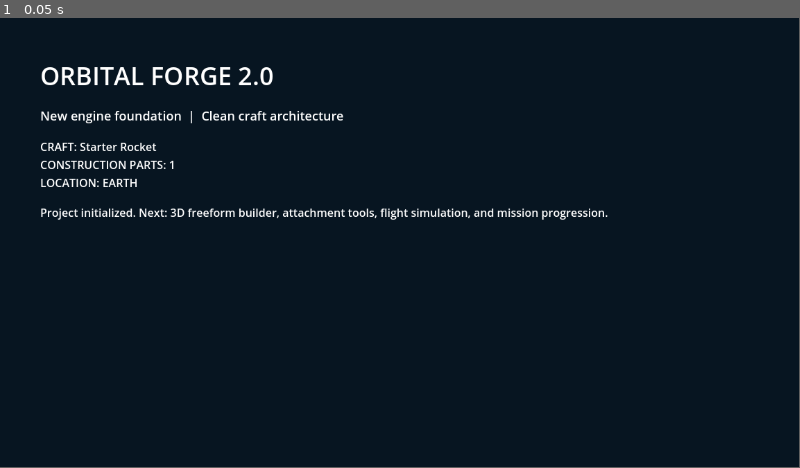
Above: before the commit, frame 1.
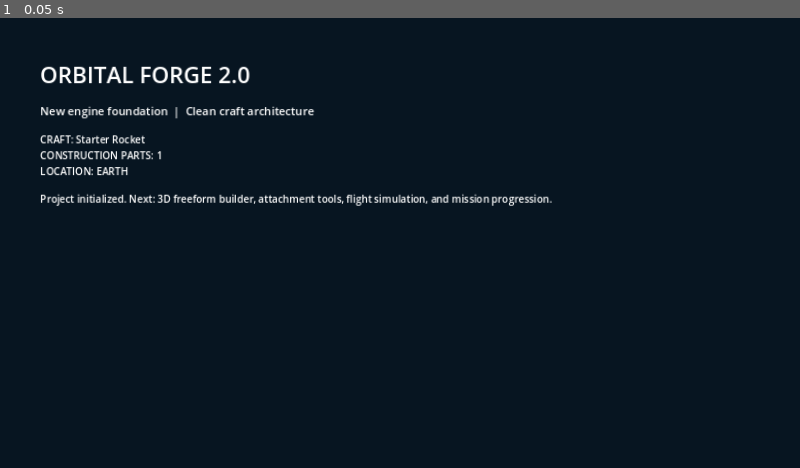
Above: after the commit, the same moment.

Repository: tpylman90-ctrl/-Orbital-Forge-2.0
Game: Godot game, scene res://scenes/main.tscn
Same seed, same stepped clock (60 frames per second), same inputs: the game is played once before the commit and once after it.
Inputs:
- Up to frame 1 (0.05 s): no input
In our replay, the window is 799x449 before the commit and 800x450 after it. These sizes can differ from the game's own. Grey fills any space a smaller window leaves; there, only what the larger window draws over its background counts as a difference.

The runs differ from the first frame. In frame 1, 3.9% of the frame differs, in the area x 5-76%, y 10-45%.

Commit message:
Enable Android ETC2 ASTC compression and mobile viewport settings required for Godot export

Diff:
--- a/project.godot
+++ b/project.godot
@@ -5,7 +5,14 @@
 run/main_scene="res://scenes/main.tscn"
 config/features=PackedStringArray("4.3", "GL Compatibility")
 
+[display]
+window/size/viewport_width=1280
+window/size/viewport_height=720
+window/stretch/mode="canvas_items"
+window/handheld/orientation=0
+
 [rendering]
+textures/vram_compression/import_etc2_astc=true
 renderer/rendering_method="gl_compatibility"
 renderer/rendering_method.mobile="gl_compatibility"
 textures/default_filters/use_nearest_mipmap_filter=false
